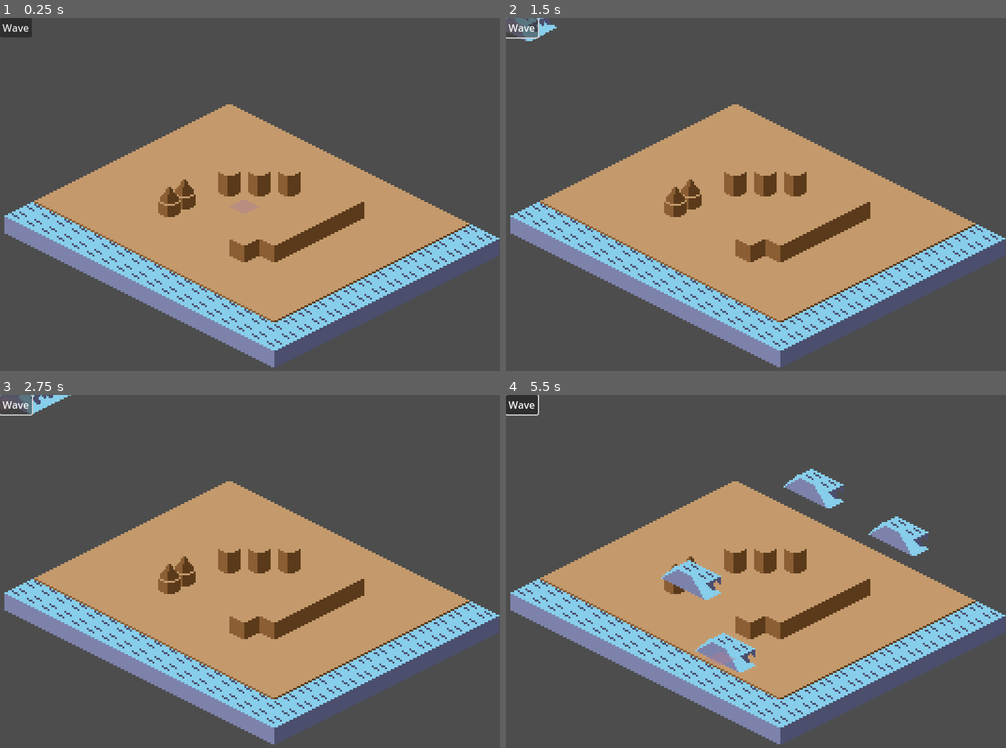
Above: before the commit, frames 1-4 (two rows, left to right).
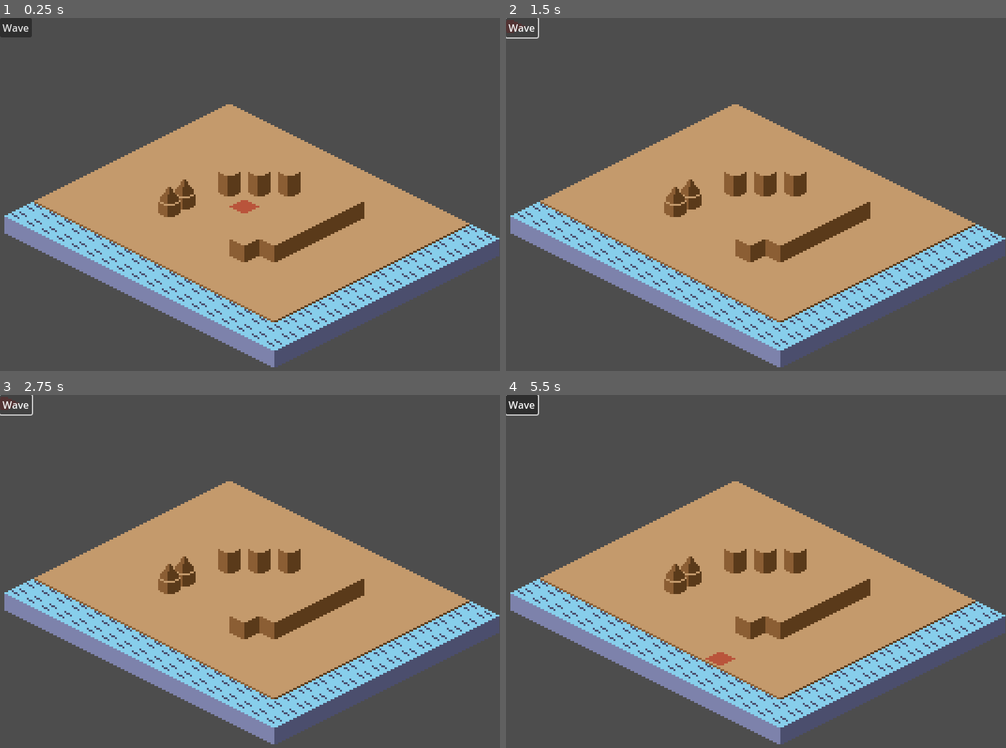
Above: after the commit, the same moments.

Repository: macmist/game-off-2025-waves
Game: Godot game, scene res://scene.tscn
Same seed, same stepped clock (60 frames per second), same inputs: the game is played once before the commit and once after it.
Inputs (mouse positions are in pixels of both pictures, inside the frame that each line leads up to):
- Up to frame 1 (0.25 s): no input
- Up to frame 2 (1.5 s): click "Wave" at 0.5 s; click "Wave" at 1.25 s
- Up to frame 3 (2.75 s): click "Wave" at 2 s
- Up to frame 4 (5.5 s): move the mouse to (866, 564) at 2.77 s; click (866, 564) at 2.92 s; move the mouse to (656, 603) at 3.52 s; click (656, 603) at 3.67 s; move the mouse to (806, 500) at 4.27 s; click (806, 500) at 4.42 s; move the mouse to (731, 656) at 5.02 s; click (731, 656) at 5.17 s

The runs differ from the first frame. In frame 1, 0.1% of the frame differs, in the area x 45-52%, y 51-56%; in frame 2, 0.4%; in frame 3, 0.4%; in frame 4, 3.1%, in the area x 31-85%, y 20-79%.

Commit message:
feat: spawning waves where clicked and it correct direction

Diff:
--- a/components/wave_generator.gd
+++ b/components/wave_generator.gd
@@ -1,4 +1,6 @@
 extends Node2D
+
+class_name WaveGenerator
 
 enum DIRECTION {NORTH_WEST, NORTH_EAST}
 
@@ -51,9 +53,12 @@
 	wave.add_child(end_tile)
 	points.append(end_tile.position)
 	_create_collision_polygon(points, dir_x, wave)
-	if start_position:
+	if start_position != null:
 		wave.start_point = start_position
 		print("start at", start_position)
+	if direction != null:
+		print("setting direction", direction)
+		wave.direction = direction
 	get_tree().root.add_child(wave)
 
 func _create_collision_polygon(points: Array[Vector2], dir_x: float, root: Node2D) -> void:
@@ -86,6 +91,8 @@
 	pass # Replace with function body.
 
 
-func _on_marker_tile_clicked(position: Vector2) -> void:
+func _on_marker_tile_clicked(position: Vector2, direction: DIRECTION) -> void:
+	print("received direction: ", direction)
 	start_position = position
+	self.direction = direction
 	build_wave()
--- /dev/null
+++ b/floor_map.gd
@@ -0,0 +1,9 @@
+extends TileMapLayer
+class_name FloorMap
+
+func get_tile_type(coords: Vector2) -> String:
+	var tile_coords = local_to_map(to_local(coords))
+	var data = get_cell_tile_data(tile_coords)
+	if is_instance_valid(data):
+		return data.get_custom_data("type")
+	return ""
--- a/marker.gd
+++ b/marker.gd
@@ -1,15 +1,26 @@
 extends Sprite2D
 
 @export var tile_size: Vector2 = Vector2(16, 8)
+@export var floor_map: FloorMap
 
-signal tile_clicked(position: Vector2)
+var current_tile_type: String = ""
+
+signal tile_clicked(position: Vector2, direction: WaveGenerator.DIRECTION)
 
 func _physics_process(delta: float) -> void:
 	global_position = snap_to_grid(get_global_mouse_position())
+	if floor_map:
+		var type = floor_map.get_tile_type(global_position)
+		current_tile_type = type
+		if type.contains("border"):
+			modulate = Color(0, 1, 0)
+		else:
+			modulate = Color(1, 0, 0)
 
 func _input(event: InputEvent) -> void:
-	if event is InputEventMouseButton and event.is_pressed() and event.button_index == MOUSE_BUTTON_LEFT:
-		tile_clicked.emit(global_position + Vector2(0, -4))
+	if event is InputEventMouseButton and event.is_pressed() and event.button_index == MOUSE_BUTTON_LEFT && current_tile_type.contains("border"):
+		var direction = WaveGenerator.DIRECTION.NORTH_WEST if current_tile_type.contains("NW") else WaveGenerator.DIRECTION.NORTH_EAST
+		tile_clicked.emit(global_position + Vector2(0, -4), direction)
 
 func snap_to_grid(pos: Vector2) -> Vector2:
 	var half_tile = tile_size * 0.5
--- a/scene.tscn
+++ b/scene.tscn
@@ -1,19 +1,21 @@
-[gd_scene load_steps=5 format=4 uid="uid://dlsuu5052jpmk"]
+[gd_scene load_steps=6 format=4 uid="uid://dlsuu5052jpmk"]
 
 [ext_resource type="PackedScene" uid="uid://fdcq877rg21j" path="res://components/wave_generator.tscn" id="1_kjp7g"]
 [ext_resource type="Texture2D" uid="uid://suk08b7n40vh" path="res://isometrictiles.png" id="1_r5ucq"]
 [ext_resource type="TileSet" uid="uid://c0mifsjfe3xm0" path="res://tileset.tres" id="1_yo7j3"]
+[ext_resource type="Script" path="res://floor_map.gd" id="3_g1yog"]
 [ext_resource type="Script" path="res://marker.gd" id="4_xi07p"]
 
 [node name="root" type="Node2D"]
 
 [node name="WaveGenerator" parent="." instance=ExtResource("1_kjp7g")]
 
-[node name="TileMapLayer" type="TileMapLayer" parent="."]
+[node name="floor_map" type="TileMapLayer" parent="."]
 y_sort_enabled = true
 texture_filter = 1
 tile_map_data = PackedByteArray("AAAYAG8AAAAAAAAAAAAYAHAAAAAAAAAAAAAYAHEAAAAAAAAAAAAYAHIAAAAAAAAAAAAYAHMAAAAAAAAAAAAYAH …(4240 unchanged characters)…
 tile_set = ExtResource("1_yo7j3")
+script = ExtResource("3_g1yog")
 
 [node name="TileMapLayer2" type="TileMapLayer" parent="."]
 y_sort_enabled = true
@@ -44,7 +46,7 @@
 position = Vector2(483, 463)
 zoom = Vector2(3, 3)
 
-[node name="Marker" type="Sprite2D" parent="."]
+[node name="Marker" type="Sprite2D" parent="." node_paths=PackedStringArray("floor_map")]
 z_index = 2
 texture_filter = 1
 texture = ExtResource("1_r5ucq")
@@ -52,6 +54,7 @@
 vframes = 3
 frame = 11
 script = ExtResource("4_xi07p")
+floor_map = NodePath("../floor_map")
 
 [node name="CanvasLayer" type="CanvasLayer" parent="."]
 
--- a/tileset.tres
+++ b/tileset.tres
@@ -6,6 +6,7 @@
 texture = ExtResource("1_jygye")
 0:0/0 = 0
 0:0/0/texture_origin = Vector2i(0, -5)
+0:0/0/custom_data_0 = "sand"
 1:0/0 = 0
 1:0/0/texture_origin = Vector2i(0, -6)
 2:0/0 = 0
@@ -15,10 +16,13 @@
 3:0/0/z_index = 1
 0:1/0 = 0
 0:1/0/texture_origin = Vector2i(0, -5)
+0:1/0/custom_data_0 = "water"
 1:1/0 = 0
 1:1/0/texture_origin = Vector2i(0, -5)
+1:1/0/custom_data_0 = "NE_border"
 2:1/0 = 0
 2:1/0/texture_origin = Vector2i(0, -5)
+2:1/0/custom_data_0 = "NW_border"
 3:1/0 = 0
 3:1/0/texture_origin = Vector2i(0, -5)
 0:2/0 = 0
@@ -31,4 +35,6 @@
 tile_shape = 1
 tile_size = Vector2i(16, 8)
 physics_layer_0/collision_layer = 1
+custom_data_layer_0/name = "type"
+custom_data_layer_0/type = 4
 sources/0 = SubResource("TileSetAtlasSource_xkkhx")
--- a/wave.gd
+++ b/wave.gd
@@ -2,14 +2,14 @@
 
 class_name Wave
 
-enum DIRECTION {NORTH_WEST, NORTH_EAST}
+
 
 
 
 @export var wave_size: int = 1
 
 @export var tile_size: Vector2 = Vector2(16, 8)
-@export var direction: DIRECTION = DIRECTION.NORTH_EAST
+@export var direction: WaveGenerator.DIRECTION = WaveGenerator.DIRECTION.NORTH_EAST
 @export var offset: Vector2 = Vector2(0, 0)
 @export var collision_width: float = 16.0 # tweakable collision thickness
 
@@ -23,7 +23,8 @@
 
 func _ready() -> void:
 	global_position = start_point
-	var direction_vec = (Vector2.UP + Vector2.RIGHT)
+	print("direction", direction)
+	var direction_vec = (Vector2.UP + (Vector2.RIGHT if direction == WaveGenerator.DIRECTION.NORTH_EAST else Vector2.LEFT))
 	target = global_position + direction_vec * tile_size * distance
 	print(global_position, target)
 
Not shown, changed: todolist.md
